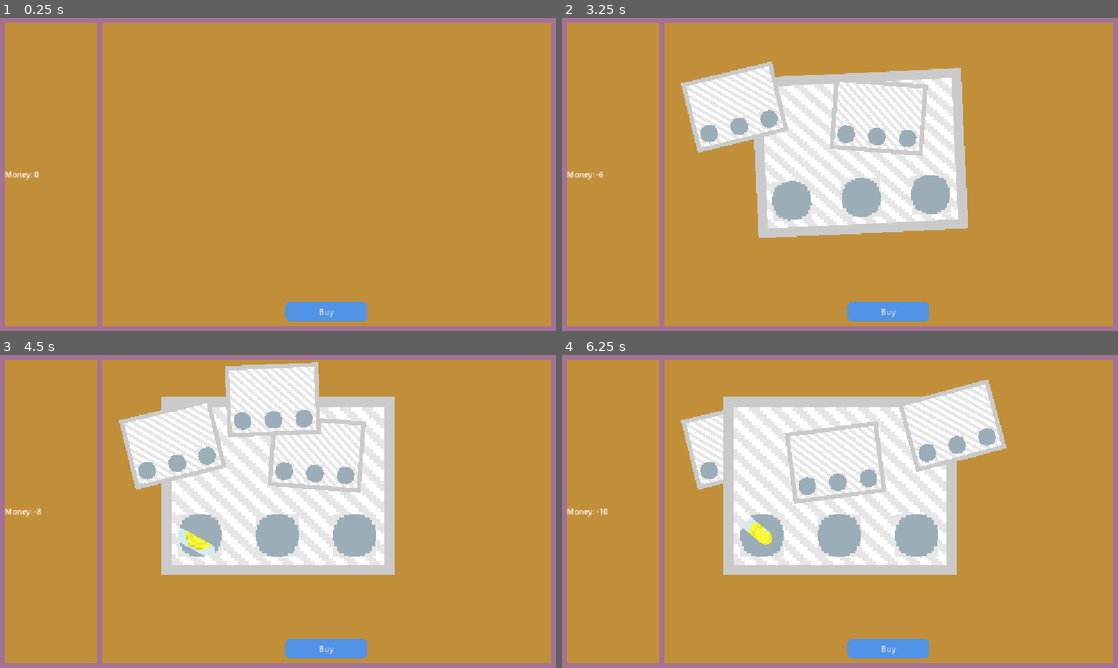
Above: before the commit, frames 1-4 (two rows, left to right).
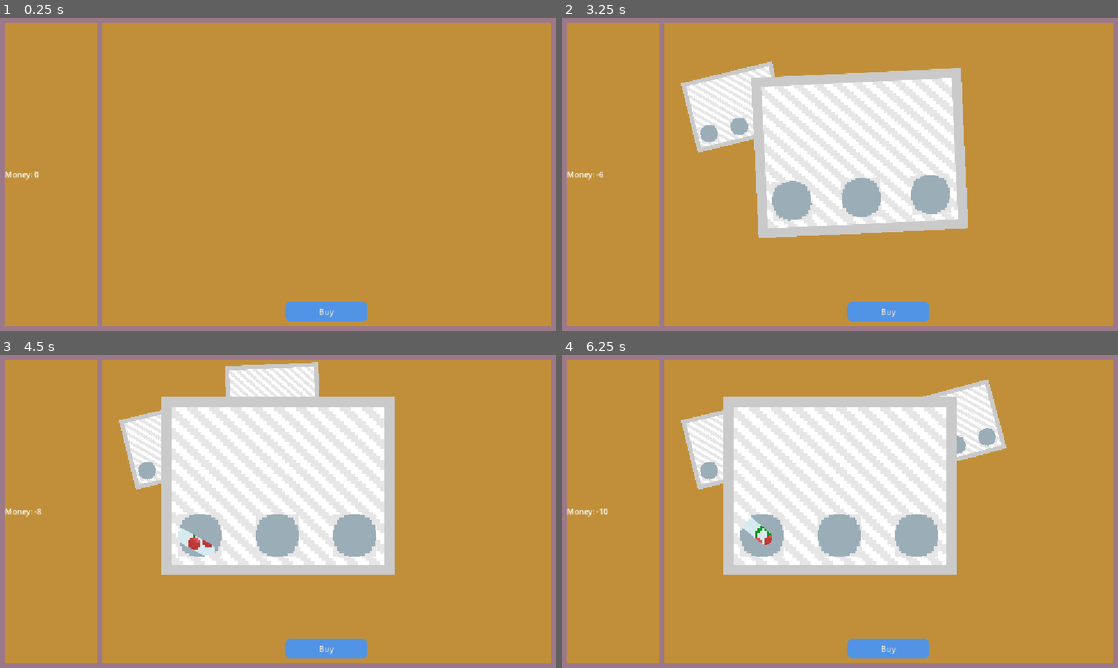
Above: after the commit, the same moments.

Repository: Drag-Sama/IdleGambling
Game: Godot game, scene res://Scene/main.tscn
The game is run twice, just before and just after one commit, with the same random seed, the same clock (stepped at 60 frames per second) and the same inputs.
Inputs (mouse positions are in pixels of both pictures, inside the frame that each line leads up to):
- Up to frame 1 (0.25 s): no input
- Up to frame 2 (3.25 s): click "Buy" at 0.5 s; click "Buy" at 1.25 s; click "Buy" at 2 s; move the mouse to (962, 158) at 2.77 s; click (962, 158) at 2.92 s
- Up to frame 3 (4.5 s): drag from (166, 527) to (250, 574) at 3.52 s; tap Enter at 4.25 s; move the mouse to (333, 442) at 4.27 s; click (333, 442) at 4.42 s
- Up to frame 4 (6.25 s): drag from (812, 574) to (673, 464) at 5.02 s; tap Space at 5.75 s; move the mouse to (1006, 558) at 5.77 s; click (1006, 558) at 5.92 s

The runs differ from the first frame. In frame 2, 3.1% of the frame differs, in the area x 34-66%, y 18-44%; in frame 3, 5.4%, in the area x 29-66%, y 13-63%; in frame 4, 3.9%.

Commit message:
add cherry

Diff:
--- a/Scene/main.tscn
+++ b/Scene/main.tscn
@@ -4,7 +4,7 @@
 [ext_resource type="Script" uid="uid://be01rqdcai0k2" path="res://Scripts/Ticket/TicketMain.gd" id="2_sblpm"]
 
 [sub_resource type="StyleBoxFlat" id="StyleBoxFlat_5v3e5"]
-bg_color = Color(0.64360905, 0.44866472, 0.5799178, 1)
+bg_color = Color(0.6071361, 0.4745199, 0.5424723, 1)
 
 [sub_resource type="StyleBoxFlat" id="StyleBoxFlat_uiwfw"]
 bg_color = Color(0.755591, 0.56039196, 0.22410941, 1)
--- a/Scripts/Ticket/ScratchMain.gd
+++ b/Scripts/Ticket/ScratchMain.gd
@@ -19,8 +19,10 @@
 var _zone_revealed = 0
 var _ticket_value = 0
 
-var _max_zone_value = 1
+var _max_zone_value = 2
 var _min_zone_value = 0
+
+signal is_selected()
 
 func _ready():
 	claim.visible = false
@@ -45,6 +47,7 @@
 	scratchZone_instance.position = pos
 	scratchZone_instance.value = randi_range(_min_zone_value, _max_zone_value)
 	scratchZone_instance.revealed.connect(_on_zone_revealed)
+	self.is_selected.connect(scratchZone_instance.on_selected)
 	background.add_child(scratchZone_instance)
 
 func _on_zone_revealed(value): #Quand une zone est suffisament révélé
@@ -59,9 +62,10 @@
 
 
 func _on_background_gui_input(event: InputEvent) -> void: #Se déclenche quand on clique sur le ticket
-	if event is InputEventMouseButton:
+	if event is InputEventMouseButton && !_is_selected:
 		if event.button_index == MOUSE_BUTTON_LEFT:
 			if event.pressed:
+				self.z_index = 0
 				_is_holding = false
 				_is_dragging = false
 				_hold_timer.start()
@@ -71,6 +75,7 @@
 				if _hold_timer.time_left > 0 and not _is_dragging: #Quand on clique
 					_hold_timer.stop()
 					_is_selected = true
+					is_selected.emit()
 					_selected_animation()
 
 				_is_holding = false
@@ -82,10 +87,13 @@
 
 func _on_hold_timeout() -> void: #Quand on maintient le clique sur le ticket
 	if !_is_selected:
+		self.z_index = 1
 		_is_holding = true
 		_is_dragging = true
 
 func _selected_animation() -> void: #Animation quand on clique sur le ticket
+	self.z_index = 10
+
 	var target_scale = 0.5
 	var target_position = get_viewport_rect().size / 2
 
@@ -98,6 +106,8 @@
 	tween.tween_property(self, "rotation", 0.0, 0.4)
 	tween.tween_property(self, "scale", Vector2(target_scale, target_scale), 0.4)
 
+	print(self.z_index)
+
 
 func _on_claim_pressed() -> void:
 	MoneyManager.updateMoney(_ticket_value)
--- a/Scripts/Ticket/ScratchZone.gd
+++ b/Scripts/Ticket/ScratchZone.gd
@@ -7,12 +7,15 @@
 
 const LOSE = preload("uid://by6hk74ygt2tq")
 const WIN = preload("uid://dais0aocd0vqf")
-const SPRITES = [LOSE, WIN]
+const WIN_2 = preload("uid://btawhlyx8cd56")
+
+const SPRITES = [LOSE, WIN, WIN_2]
 
 signal revealed(value)
+var is_selected = false
 
 var already_won = false
-const WIN_THRESHOLD = 70.0
+const WIN_THRESHOLD = 60.0
 var value = null
 
 func _ready():
@@ -27,15 +30,16 @@
 	result.texture = SPRITES[value]
 
 func _process(_delta):
-	if Input.is_mouse_button_pressed(MOUSE_BUTTON_LEFT):
-		if mask.get_global_rect().has_point(get_global_mouse_position()):
-			var local_pos = mask.get_local_mouse_position()
-			if mask.size.x > 0 and mask.size.y > 0:
-				var ratio = Vector2(sub_viewport.size) / mask.size
-				local_pos *= ratio
-				drawing.draw_at(local_pos)
-	else:
-		drawing.reset_stroke()
+	if is_selected:
+		if Input.is_mouse_button_pressed(MOUSE_BUTTON_LEFT):
+			if mask.get_global_rect().has_point(get_global_mouse_position()):
+				var local_pos = mask.get_local_mouse_position()
+				if mask.size.x > 0 and mask.size.y > 0:
+					var ratio = Vector2(sub_viewport.size) / mask.size
+					local_pos *= ratio
+					drawing.draw_at(local_pos)
+		else:
+			drawing.reset_stroke()
 
 	await RenderingServer.frame_post_draw
 	var tex = sub_viewport.get_texture()
@@ -61,3 +65,6 @@
 	if percentage >= WIN_THRESHOLD:
 		already_won = true
 		revealed.emit(value)
+
+func on_selected():
+	is_selected = true
Binary file added: Assets/Sprite/Ticket/Win-2.png
Not shown, added: Assets/Sprite/Ticket/Win-2.png.import
